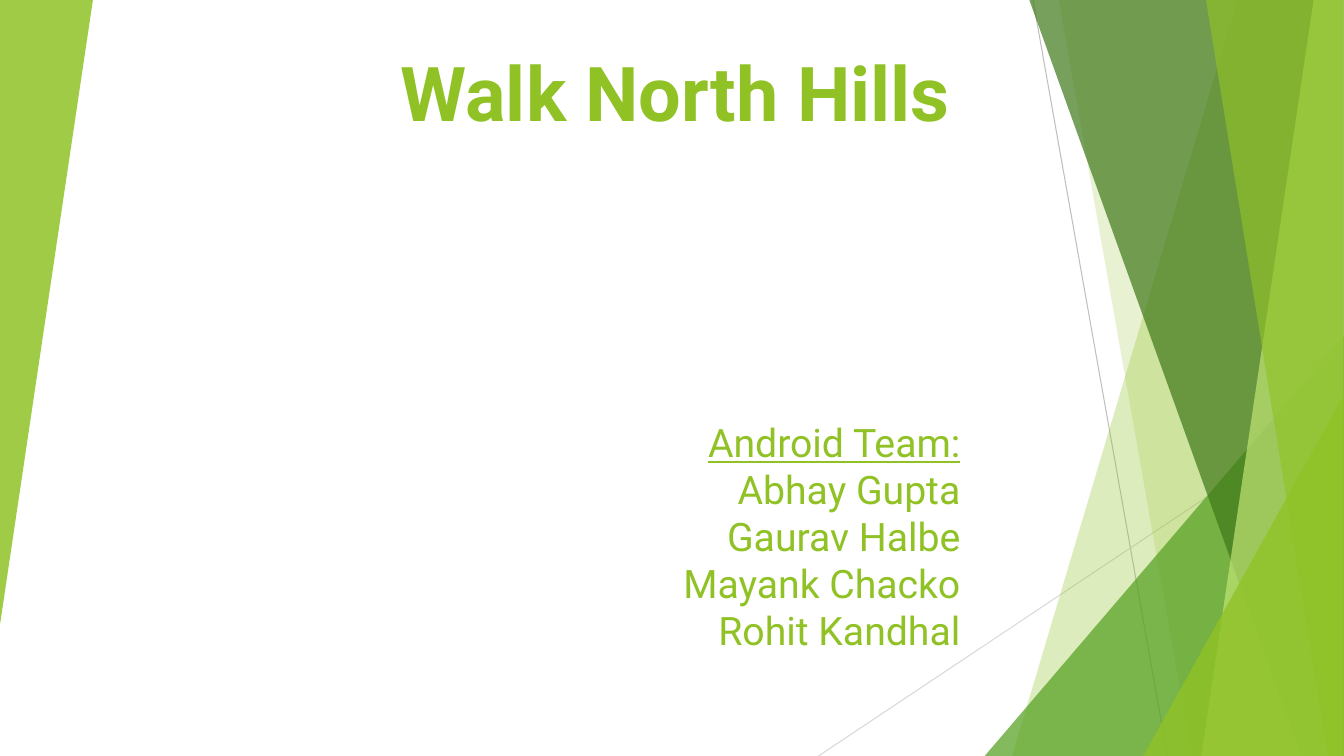
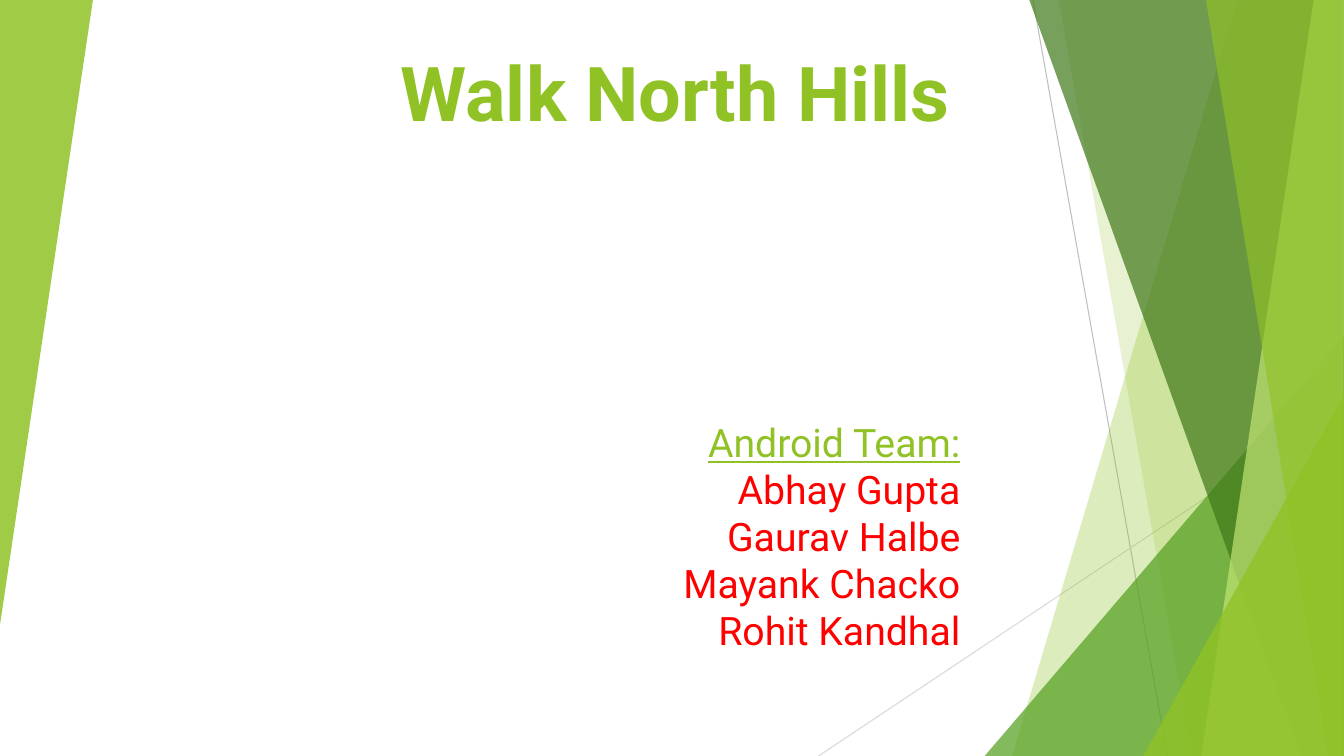
Before and after one commit to rohitkandhal/WalkYourCity, a slide deck: slide 1 of Walk North Hills v3.pptx. Drawn at 1344x756 pixels with LibreOffice and Linux fonts; fonts in the diff are those of the drawing. Boxes give left, top, right and bottom in pixels: in the first picture for what was removed or moved away, otherwise in the second. Text is boxed around its words. In the diff, an @@ line names an element or a change of style, - is before the commit and + after.

```diff
--- a/Walk North Hills v3.pptx
+++ b/Walk North Hills v3.pptx
@@ title "Android Team: Abhay Gupta Gaurav ..." at (683, 427, 961, 646): text colour #90C226 to #FF0000 in "Abhay Gupta Gaurav Halbe Mayank Chacko Rohit ..." @@
```
Also in this commit, not shown: 1 other slide changed.
